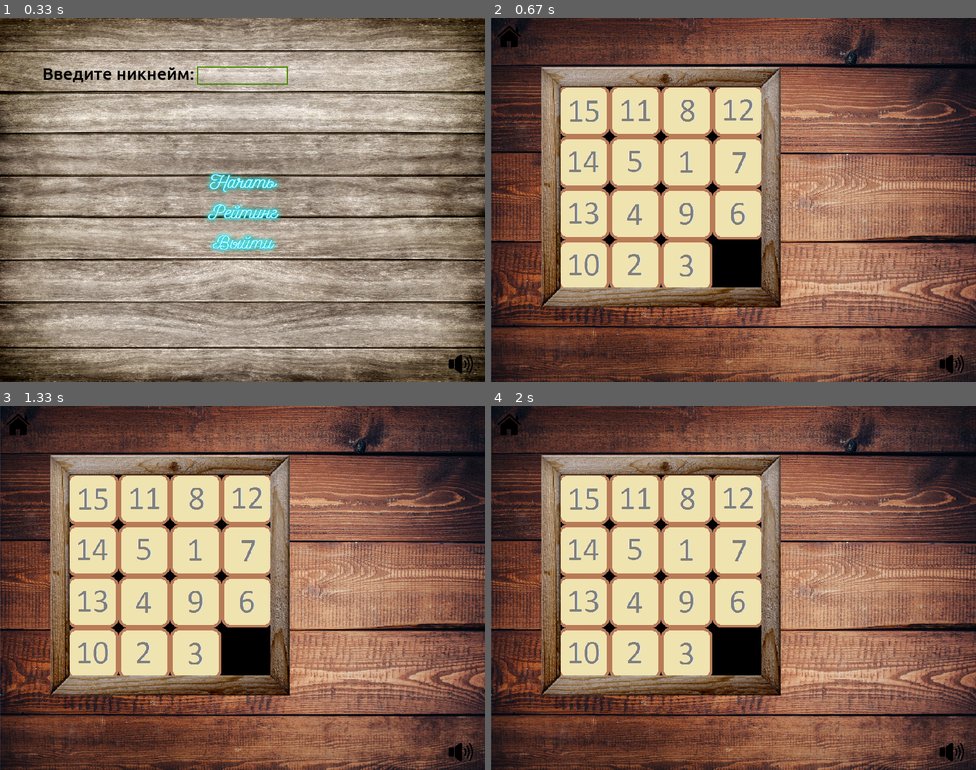
Above: before the commit, frames 1-4 (two rows, left to right).
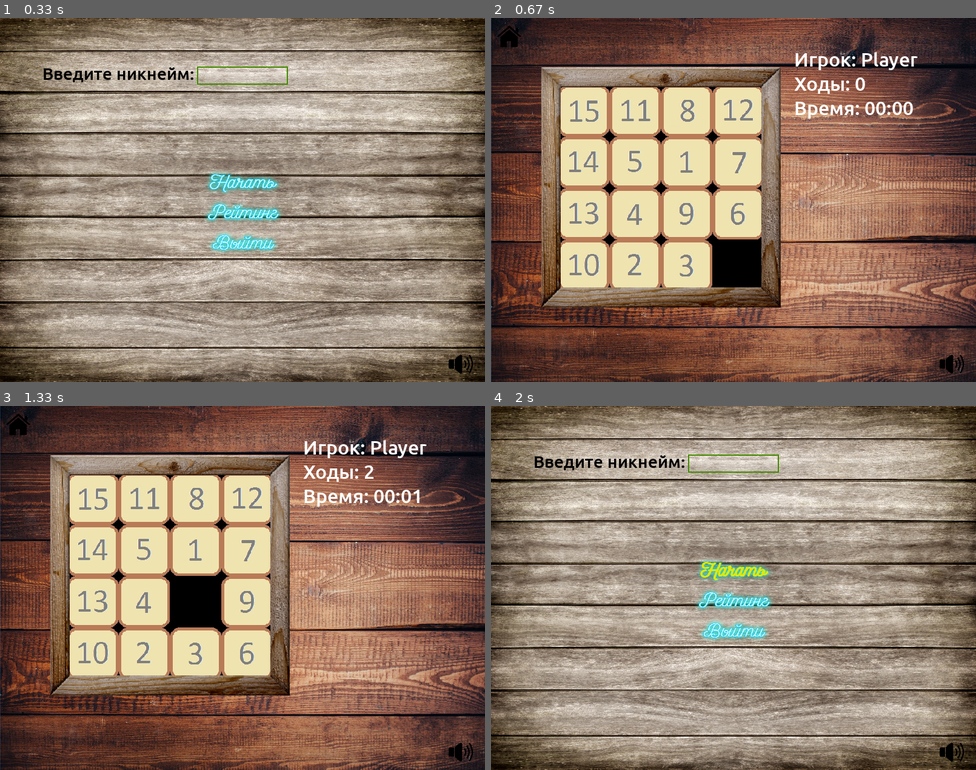
Above: after the commit, the same moments.

Repository: AlexRas245/Pygame_Project
Game: pygame game, started from Меню.py
Two runs of this game, one before a commit and one after it. Both use one fixed random seed, a clock stepped at 60 frames per second and the inputs below.
Inputs (mouse positions are in pixels of both pictures, inside the frame that each line leads up to):
- Up to frame 1 (0.33 s): no input
- Up to frame 2 (0.67 s): click (733, 178) at 0.38 s
- Up to frame 3 (1.33 s): click (242, 609) at 0.88 s; click (169, 577) at 1.22 s
- Up to frame 4 (2 s): click (510, 427) at 1.55 s

Frame 1 is identical in both runs. In frame 2, 1.1% of the frame differs, in the area x 62-88%, y 9-28%; in frame 3, 3.9%; in frame 4, 93%, in the area x 0-100%, y 0-100%.

Commit message:
Добавлена возможность играть, отображена информация об игре, игра добавляется в базу данных

Diff:
--- a/Game.py
+++ b/Game.py
@@ -1,6 +1,9 @@
 import pygame
 from Button import Button
 import random
+import time
+from рейтинг import RatingMenu
+
 
 class FifteenPuzzle:
     def __init__(self, rows, cols):
@@ -39,6 +42,7 @@
             self.tiles[self.empty_row][self.empty_col], self.tiles[row][col] = self.tiles[row][col], \
                 self.tiles[self.empty_row][self.empty_col]
             self.empty_row, self.empty_col = row, col
+
 
 class PuzzleRenderer:
     def __init__(self, screen, puzzle, cell_size, center_x, center_y):
@@ -75,6 +79,7 @@
     def update(self):
         pygame.display.flip()
 
+
 class Game:
     def __init__(self, screen, width, height, player_name, music_on):
         self.screen = screen
@@ -88,9 +93,9 @@
         self.player_name = player_name
         if len(self.player_name) == 0:
             self.player_name = 'Player'
-        self.background_image = pygame.image.load("three.jpg").convert() # Изображение для фона
+        self.background_image = pygame.image.load("three.jpg").convert()  # Изображение для фона
         self.background_image = pygame.transform.scale(self.background_image, (width, height))
-        self.menu_button_image = pygame.image.load("home.png").convert_alpha() # Изображение для кнопки "В меню"
+        self.menu_button_image = pygame.image.load("home.png").convert_alpha()  # Изображение для кнопки "В меню"
         self.menu_button_image = pygame.transform.scale(self.menu_button_image, (40, 40))
         self.menu_button = Button(screen, None, 10, 10, 50, 50, self.go_to_menu, image=self.menu_button_image)
         self.puzzle = FifteenPuzzle(4, 4)  # Размер поля 4x4
@@ -108,6 +113,9 @@
             self.music_button = Button(screen, None, 740, 550, 790, 600, self.music, image=self.music_button_image_on)
         else:
             self.music_button = Button(screen, None, 740, 550, 790, 600, self.music, image=self.music_button_image_off)
+        self.start_time = time.time()
+        self.moves = 0
+        self.db = RatingMenu(self.screen, self.width, self.height, self.music_on)
 
     def music(self):
         if self.music_on:
@@ -124,19 +132,92 @@
     def go_to_menu(self):
         self.return_to_menu = True
 
+    def record_victory(self):
+        # Записываем информацию о победе в базу данных
+        self.db.record_victory(self.player_name, self.moves, round(time.time() - self.start_time, 2))
+
+    def handle_mouse_click(self, pos):
+        # Пересчитываем координаты в индексы пятнашки
+        row = (pos[1] - self.renderer.start_y) // self.renderer.cell_size
+        col = (pos[0] - self.renderer.start_x + 100) // self.renderer.cell_size
+        # Проверяем, можно ли переместить пятнашку
+        if 0 <= row < self.puzzle.rows and 0 <= col < self.puzzle.cols:
+            if self.is_valid_move(row, col):
+                # Перемещаем пятнашку
+                self.move_sound.play()
+                self.puzzle.move_tile(row, col)
+                self.moves += 1
+
+    def handle_events(self):
+        for event in pygame.event.get():
+            if event.type == pygame.QUIT:
+                self.running = False
+            elif event.type == pygame.MOUSEBUTTONDOWN and event.button == 1:  # Обработка левого клика мыши
+                # Получаем координаты мыши
+                pos = pygame.mouse.get_pos()
+                self.handle_mouse_click(pos)
+                # Проверка, было ли нажатие на кнопку "В меню"
+                if self.menu_button.rect.collidepoint(pos):
+                    self.click_sound.play()
+                    self.return_to_menu = True
+                if self.music_button.rect.collidepoint(pos):
+                    self.music()
+
+    def is_valid_move(self, row, col):
+        # Проверка, можно ли переместить пятнашку в указанную позицию
+        return (
+                (abs(row - self.puzzle.empty_row) == 1 and col == self.puzzle.empty_col) or
+                (abs(col - self.puzzle.empty_col) == 1 and row == self.puzzle.empty_row)
+        )
+
+    def display_victory_message(self):
+        self.record_victory()
+        victory_font = pygame.font.Font('Ubuntu-Medium.ttf', 60)
+        victory_text = victory_font.render(f"Вы победили!", True, (0, 0, 0))
+        text_rect = victory_text.get_rect(center=(self.width // 2, self.height // 2))
+        self.screen.blit(victory_text, text_rect)
+        # Добавляем информацию о времени и ходах
+        elapsed_time = round(time.time() - self.start_time, 2)
+        info_text = f"Время: {elapsed_time} сек., Ходы: {self.moves}"
+        info_font = pygame.font.Font('Ubuntu-Medium.ttf', 36)
+        info_render = info_font.render(info_text, True, (0, 0, 0))
+        info_rect = info_render.get_rect(center=(self.width // 2, self.height // 2 + 60))
+        self.screen.blit(info_render, info_rect)
+        pygame.display.flip()
+
     def draw(self):
         self.screen.blit(self.background_image, (0, 0))
         self.renderer.draw()  # Отрисовываем пятнашки
         self.menu_button.draw()
         self.music_button.draw()
+        # Преобразование секунд в формат MM:SS
+        elapsed_time = time.strftime("%M:%S", time.gmtime(round(time.time() - self.start_time)))
+        # Отображение информации о времени, ходах и игроке
+        info_text = f"Игрок: {self.player_name}\nХоды: {self.moves}\nВремя: {elapsed_time}"
+        info_font = pygame.font.Font('Ubuntu-Medium.ttf', 32)
+        left_padding = 500
+        max_lines = 5  # Максимальное количество строк для отображения
+        info_rect = pygame.Rect(0, 0, 0, 0)
+        for i, line in enumerate(info_text.splitlines()):
+            if i < max_lines:
+                if len(line) > 17:
+                    line = line[:15] + '...'
+                line_render = info_font.render(line, True, (255, 255, 255))
+                line_rect = line_render.get_rect(topleft=(left_padding, 50 + i * 40))
+                self.screen.blit(line_render, line_rect)
+                info_rect.width = max(info_rect.width, line_rect.width)
+                info_rect.height += line_rect.height
         pygame.display.flip()
 
     def update(self):
+        self.handle_events()
         if self.return_to_menu:
             self.running = False
         self.renderer.update()
         if self.puzzle.is_solved():
             self.running = False
+            self.display_victory_message()
+
     def run(self):
         while self.running:
             self.update()
--- a/рейтинг.py
+++ b/рейтинг.py
@@ -51,6 +51,7 @@
             )
         ''')
         self.update_rating()
+
     def music(self):
         if self.music_on:
             pygame.mixer.music.pause()
@@ -73,6 +74,7 @@
                ORDER BY games_played DESC
            ''')
         self.rating_data = self.cursor.fetchall()
+
     def get_player_id(self, player_name):
         # Получаем id игрока по его имени
         self.cursor.execute('''
@@ -83,6 +85,7 @@
             return result[0]
         else:
             return None
+
     def get_top_games_played(self, num_players=5):
         # Получить топ игроков по количеству сыгранных игр
         self.cursor.execute('''
@@ -94,6 +97,7 @@
         ''')
         top_players = self.cursor.fetchmany(num_players)
         return top_players
+
     def get_top_speed_run(self, num_players=5):
         # Получить топ игроков по скорости прохождения
         self.cursor.execute('''
@@ -105,6 +109,7 @@
         ''')
         top_players = self.cursor.fetchmany(num_players)
         return top_players
+
     def draw(self):
         self.screen.blit(self.background_image, (0, 0))
         self.menu_button.draw()  # Отрисовка кнопки "В меню"
@@ -118,7 +123,7 @@
         self.draw_text("#", (230, 225, 215), self.width // 4 - 80, 370)
         self.draw_text("Никнейм", (230, 225, 215), self.width // 2, 370)
         self.draw_text("Лучшее время", (230, 225, 215), self.width * 3 // 4 + 80, 370)
-        top_games_played = self.get_top_games_played() # Получение топов
+        top_games_played = self.get_top_games_played()  # Получение топов
         top_speed_run = self.get_top_speed_run()
         # Отрисовка топа по количеству игр
         row_height = 30
@@ -133,11 +138,13 @@
             self.draw_text(nickname, (0, 0, 0), self.width // 2, start_y + i * row_height)
             self.draw_text(str(round(games_played, 2)), (0, 0, 0), self.width * 3 // 4 + 80, start_y + i * row_height)
         pygame.display.flip()
+
     def draw_text(self, text, color, x, y):
         text_surface = self.font.render(text, True, color)
         text_rect = text_surface.get_rect()
         text_rect.midtop = (x, y)
         self.screen.blit(text_surface, text_rect)
+
     def handle_events(self):
         for event in pygame.event.get():
             if event.type == pygame.QUIT:
@@ -150,13 +157,38 @@
                 elif self.music_button.rect.collidepoint(pos):
                     self.music_button.command()
 
+    def increment_games_played(self, player_id):
+        # Увеличиваем счетчик игр для указанного игрока
+        self.cursor.execute('''
+            UPDATE players
+            SET games_played = games_played + 1
+            WHERE id = ?
+        ''', (player_id,))
+        self.conn.commit()
+
+    def record_victory(self, player_name, moves, time):
+        # Проверяем, есть ли игрок в базе данных, если нет - добавляем
+        self.cursor.execute('''
+                    INSERT OR IGNORE INTO players (nickname) VALUES (?)
+                ''', (player_name,))
+        # Записываем информацию о победе в базу данных
+        self.cursor.execute('''
+                    INSERT INTO games (player_id, moves, time)
+                    VALUES ((SELECT id FROM players WHERE nickname = ?), ?, ?)
+                ''', (player_name, moves, time))
+        player_id = self.get_player_id(player_name)  # Получаем id игрока
+        self.increment_games_played(player_id)  # Увеличиваем счетчик игр для этого игрока
+        self.conn.commit()
+
     def update(self):
         self.handle_events()
         if self.back_to_menu:
             self.running = False
         pygame.display.flip()
+
     def go_to_menu(self):
         self.back_to_menu = True
+
     def run(self):
         while self.running:
             self.update()
Binary file changed: rating.db
